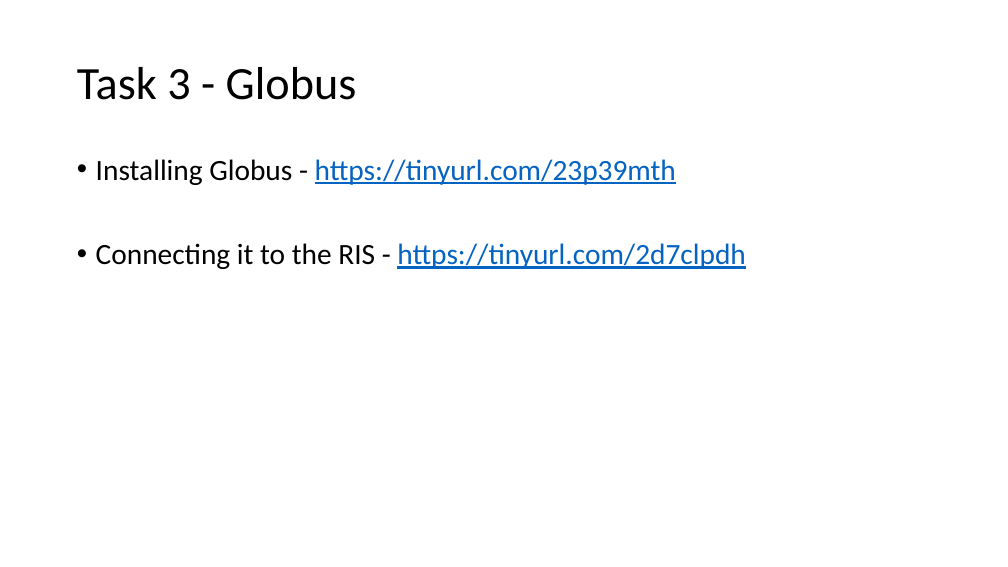
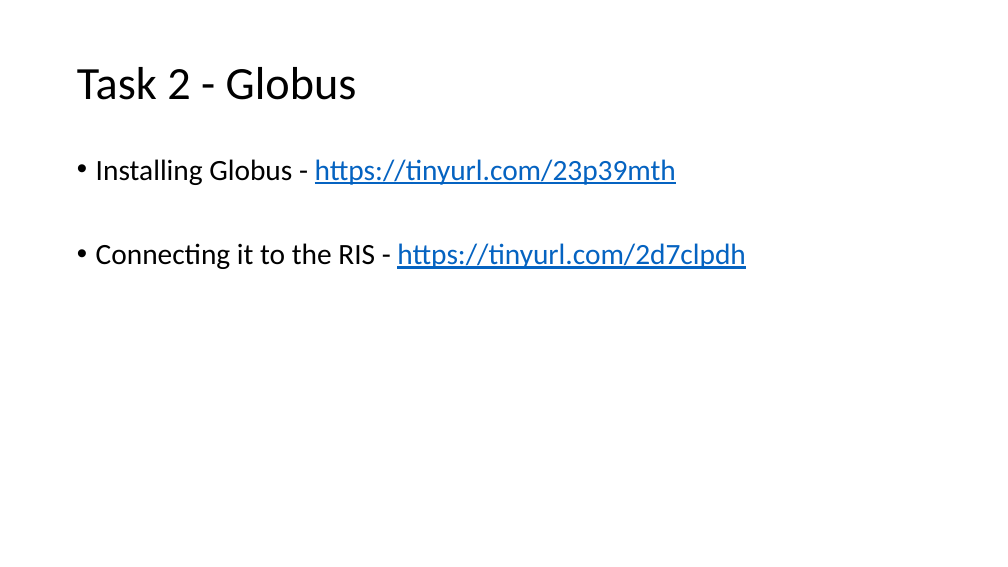
Before and after one commit to GregePorter/RIS-quickstart, a slide deck: slide 7 of slides/single-day-ris-workshop.pptx (slide 11 before the commit). Drawn at 1008x567 pixels with LibreOffice and Linux fonts; fonts in the diff are those of the drawing. Boxes give left, top, right and bottom in pixels: in the first picture for what was removed or moved away, otherwise in the second. Text is boxed around its words. In the diff, an @@ line names an element or a change of style, - is before the commit and + after.

```diff
--- a/slides/single-day-ris-workshop.pptx
+++ b/slides/single-day-ris-workshop.pptx
@@ title at (77, 67, 357, 100): text changed @@
-Task 3 - Globus
+Task 2 - Globus
```
Also in this commit, not shown: 5 other slides changed, 1 slide added.
